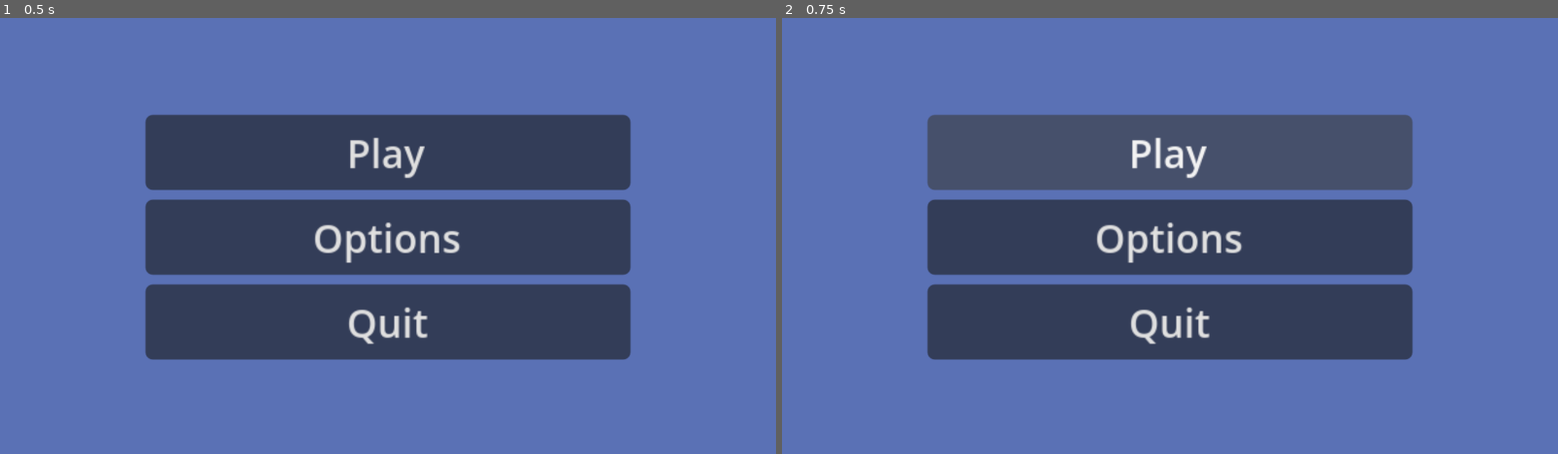
Above: before the commit, frames 1-2 (left to right).
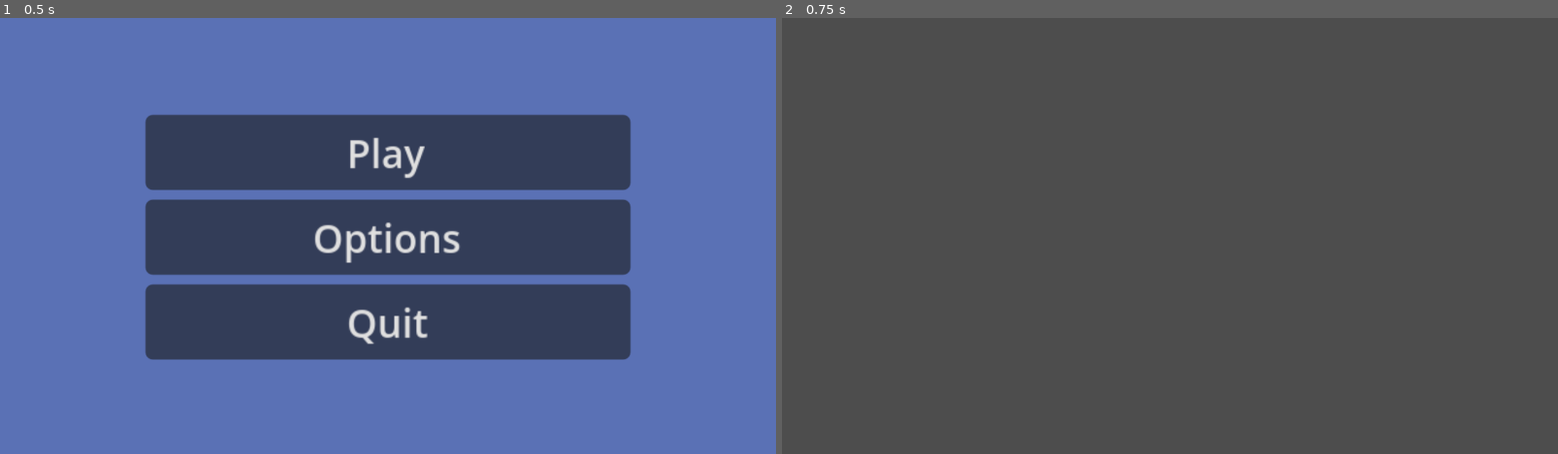
Above: after the commit, the same moments.

Repository: OrchidsOK/Fish-Game-v0
Game: Godot game, scene res://scenes/main_menu.tscn
The game is run twice, just before and just after one commit, with the same random seed, the same clock (stepped at 60 frames per second) and the same inputs.
Inputs:
- Up to frame 1 (0.5 s): no input
- Up to frame 2 (0.75 s): click "Play" at 0.5 s

Frame 1 is identical in both runs. In frame 2, 100% of the frame differs, in the area x 0-100%, y 0-100%.

Commit message:
play button loads game scene

Diff:
--- /dev/null
+++ b/scenes/game.tscn
@@ -0,0 +1,3 @@
+[gd_scene format=3 uid="uid://duoujol0yw542"]
+
+[node name="Game" type="Node3D" unique_id=1522199168]
--- a/scripts/main_menu.gd
+++ b/scripts/main_menu.gd
@@ -6,7 +6,7 @@
 	$VBoxContainer/Button3.pressed.connect(_on_quit_pressed)
 
 func _on_play_pressed():
-	print("Play pressed!")
+	get_tree().change_scene_to_file("res://scenes/game.tscn")
 
 func _on_options_pressed():
 	print("Options pressed!")
